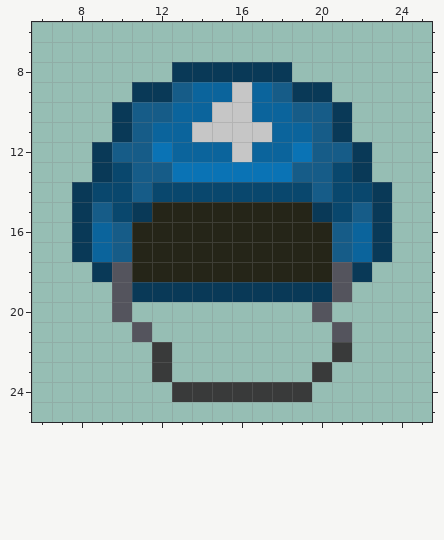
Pixel-art sprite: Resources/Textures/Clothing/Head/Helmets/UN_helmet.rsi/icon.png. This is how it looked before the edit.
The file is 32x32 pixels. Colours within 5 levels of each other are drawn and written as one. Shown: x 6..25, y 6..25.
And afterwards:
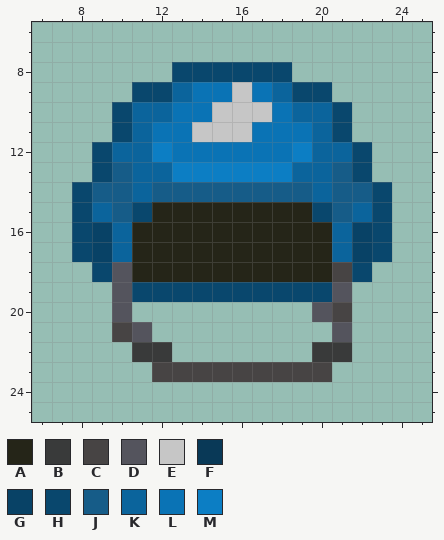
Palette (. is transparent): A #252518  B #393a3a  C #474444  D #54545d  E #c6c6c6  F #093957  G #084266  H #09476d  J #165c88  K #0b649c  L #0a73b5  M #0c7ec4
The exact change:
Changed rows in their new state; - is an unchanged pixel.
first column x 8:
 8 -----HHHHHH-----
 9 ---HHKLL-LKHH---
10 --HKKLL--ELKKH--
11 --HKLL---LLLKH--
12 -HKKMLLLLLLMKKH-
13 -HJKKMMMMMMKKJH-
14 HJJKJJJJJJJJKJJH
15 HKJH--------HJKH
16 HGK----------KGH
17 HGK----------KGH
18 -H-----------CH-
19 ---HHHHHHHHHH---
20 -------------C--
21 --C-------------
22 ---B--------B---
23 ----CCCCCCCCC---
24 -----.......----
